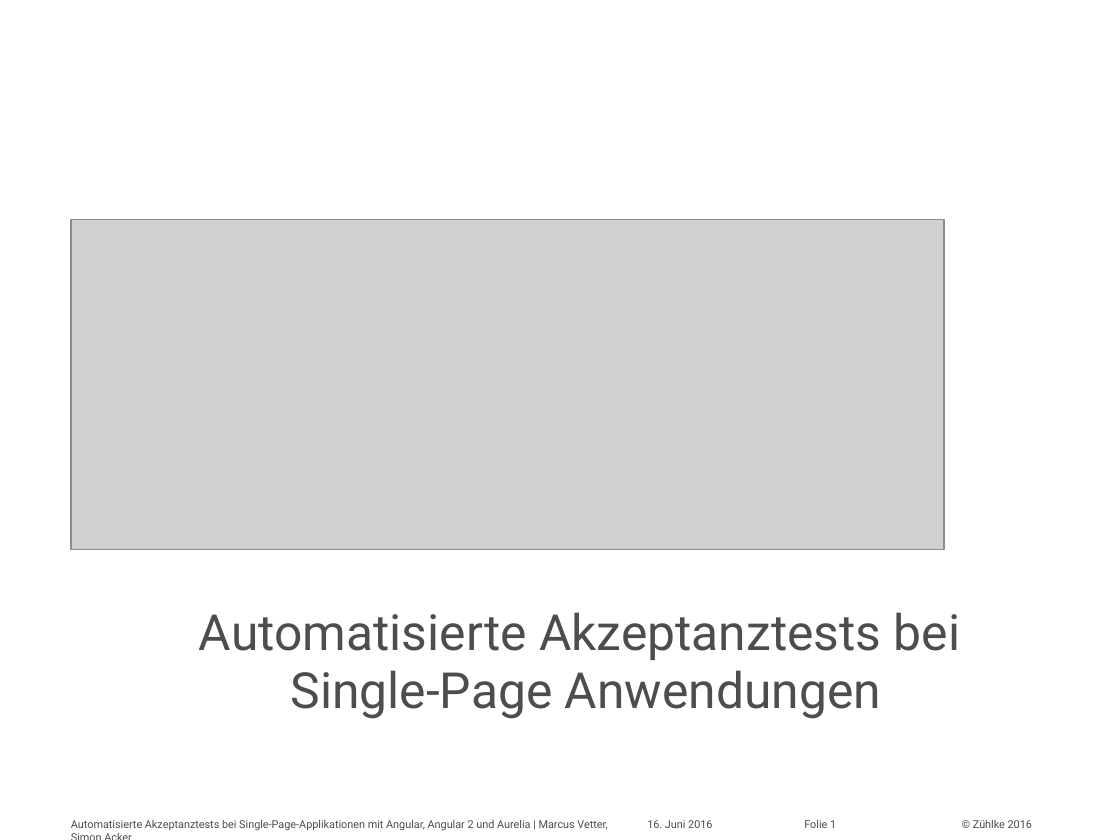
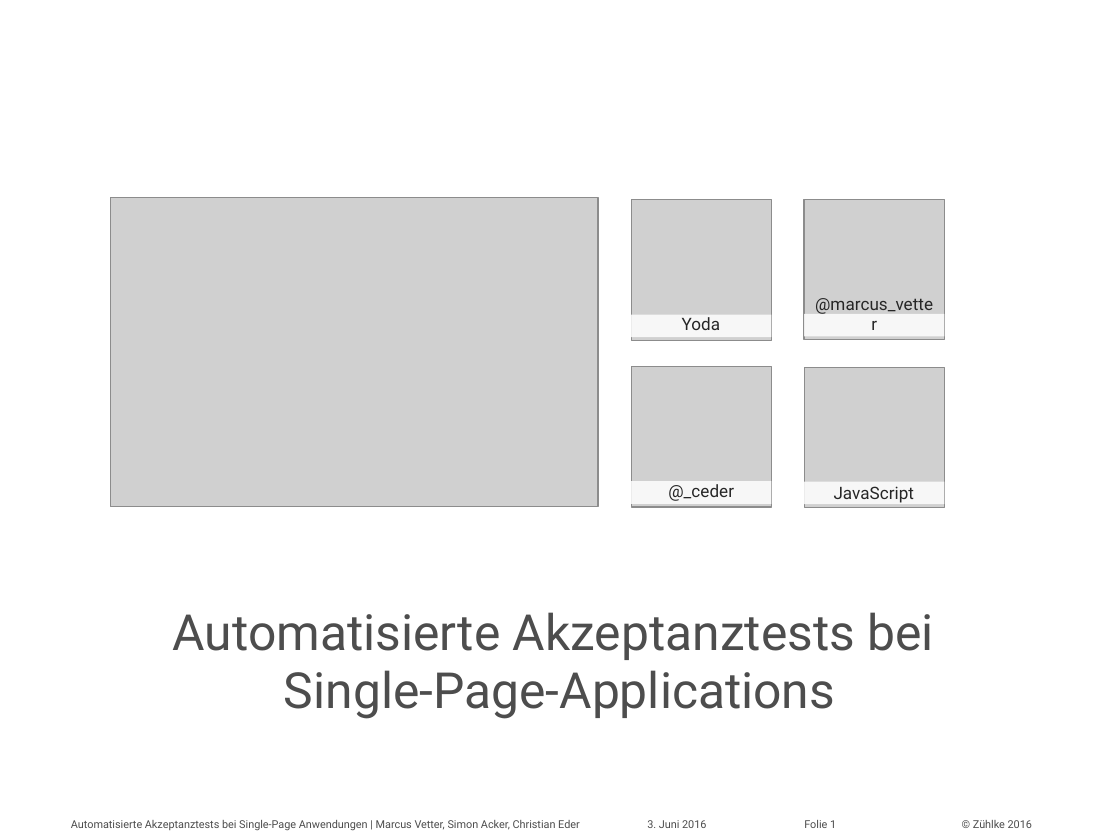
Before and after one commit to marcusvetter/yoda-chat, a slide deck: slide 1 of Vortrag_KE2016_MAVE_SIA.pptx. Drawn at 1120x840 pixels with LibreOffice and Linux fonts; fonts in the diff are those of the drawing; grey boxes stand for pictures; background and template pictures are left out. Boxes give left, top, right and bottom in pixels: in the first picture for what was removed or moved away, otherwise in the second. Text is boxed around its words. In the diff, an @@ line names an element or a change of style, - is before the commit and + after.

Commit message:
Updated pptx

```diff
--- a/Vortrag_KE2016_MAVE_SIA.pptx
+++ b/Vortrag_KE2016_MAVE_SIA.pptx
@@ picture: place and size @@
-picture at <box>71,220,944,550</box>
+picture at <box>110,198,598,507</box>
@@ picture added at <box>632,199,772,340</box> @@
@@ picture added at <box>804,199,944,339</box> @@
@@ text added at <box>815,298,933,314</box>, 11 pt, text #262626 @@
+@marcus_vetter
@@ rectangle added at <box>632,315,772,337</box>, fill #FFFFFF at 84% opacity @@
@@ text added at <box>682,317,720,330</box>, 11 pt, text #262626 @@
+Yoda
@@ rectangle added at <box>804,314,944,336</box>, fill #FFFFFF at 84% opacity @@
@@ picture added at <box>632,366,772,506</box> @@
@@ picture added at <box>804,367,944,507</box> @@
@@ rectangle added at <box>632,482,772,504</box>, fill #FFFFFF at 84% opacity @@
@@ text added at <box>668,484,734,501</box>, 11 pt, text #262626 @@
+@_ceder
@@ rectangle added at <box>804,482,944,504</box>, fill #FFFFFF at 84% opacity @@
@@ text added at <box>834,486,915,503</box>, 11 pt, text #262626 @@
+JavaScript
@@ title at <box>173,612,933,719</box>: text changed @@
-Automatisierte Akzeptanztests bei
-Single-Page Anwendungen
+Automatisierte Akzeptanztests bei
+Single-Page-Applications
@@ text at <box>71,820,580,831</box>: text changed @@
-Automatisierte Akzeptanztests bei Single-Page-Applikationen mit Angular, Angular 2 und Aurelia | Marcus Vetter, Simon Acker
+Automatisierte Akzeptanztests bei Single-Page Anwendungen | Marcus Vetter, Simon Acker, Christian Eder
@@ text at <box>647,820,706,828</box>: text changed @@
-16. Juni 2016
+3. Juni 2016
```
Also in this commit, not shown: 19 other slides changed, 3 slides added, 1 slide removed.
